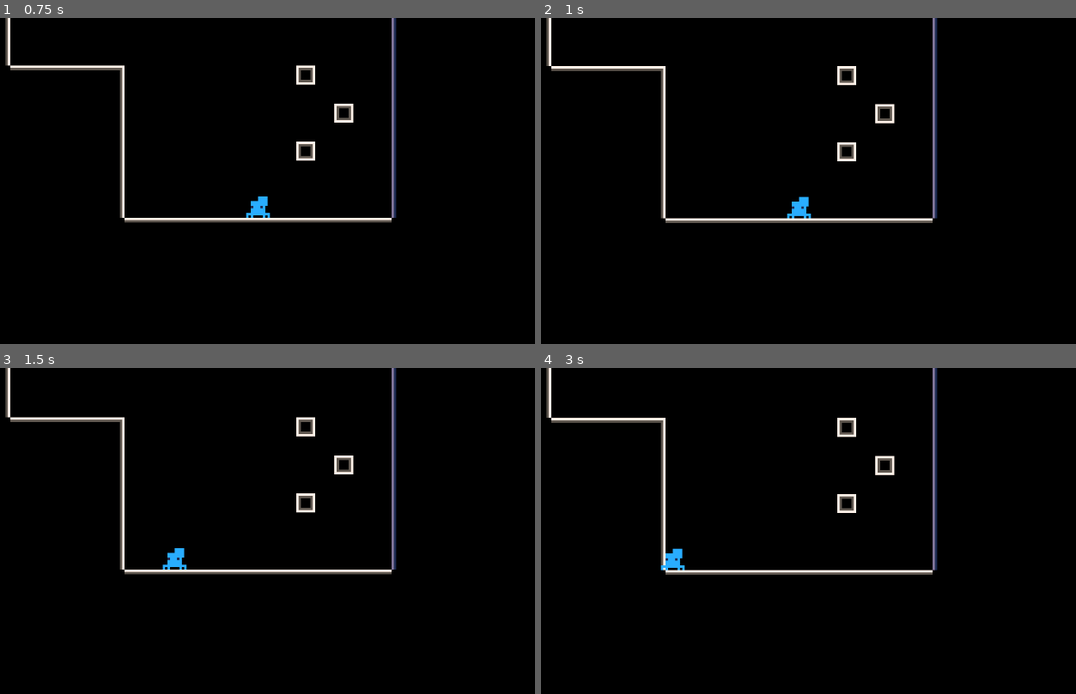
Above: before the commit, frames 1-4 (two rows, left to right).
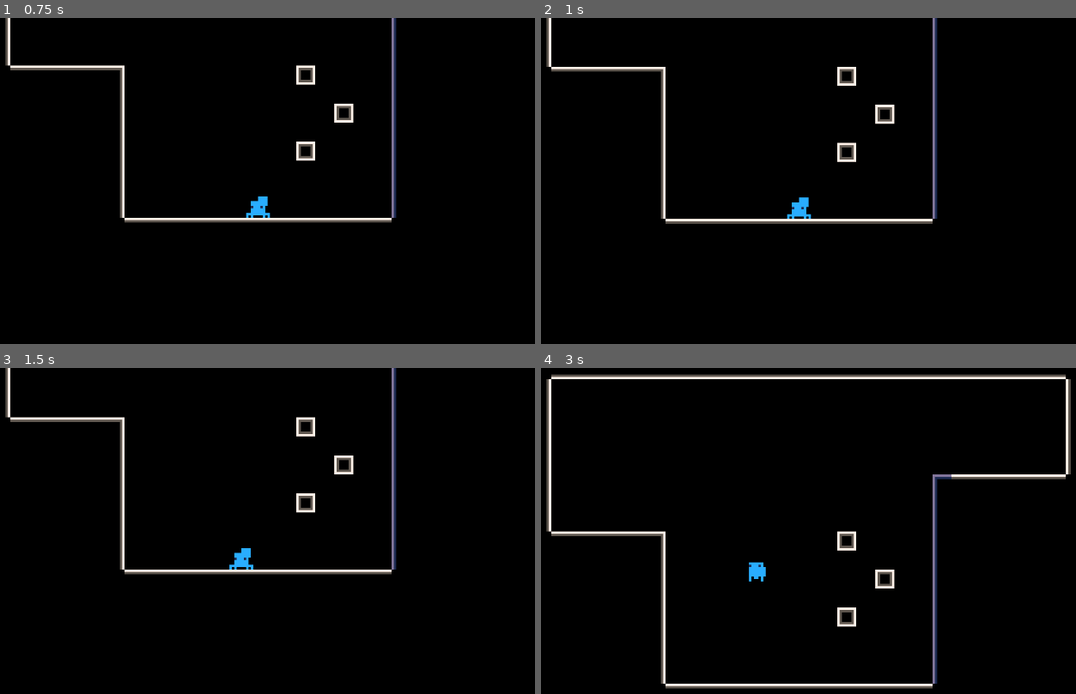
Above: after the commit, the same moments.

Repository: Flamenccio/spider-jump
Game: Godot game, scene res://test_world.tscn
Same seed, same stepped clock (60 frames per second), same inputs: the game is played once before the commit and once after it.
Inputs (mouse positions are in pixels of both pictures, inside the frame that each line leads up to):
- Up to frame 1 (0.75 s): tap Enter at 0.5 s; move the mouse to (406, 190) at 0.52 s; press the mouse at (406, 190) at 0.53 s; hold D (move_right) from 0.53 s (still down)
- Up to frame 2 (1 s): keep holding D (move_right)
- Up to frame 3 (1.5 s): release D (move_right) at 1.25 s; release the mouse at (406, 540) at 1.25 s; drag from (123, 579) to (224, 638) at 1.27 s
- Up to frame 4 (3 s): move the mouse to (867, 475) at 2.02 s; hold D (move_right) 2.03-2.75 s; tap Delete at 2.1 s; drag from (765, 638) to (594, 501) at 2.77 s

Frame 1 is identical in both runs. In frame 2, 0.8% of the frame differs, in the area x 0-74%, y 14-64%; in frame 3, 0.4%; in frame 4, 7.3%, in the area x 0-100%, y 0-99%.

Commit message:
rework player movement to use kinematics

Diff:
--- a/collision_handler.gd
+++ b/collision_handler.gd
@@ -17,28 +17,30 @@
 @export var _ground_shapecast_direction: Vector2
 
 
-# Used by rigidbodies
-func _on_body_shape_entered(body_rid: RID, body: Node, body_shape_index: int, local_shape_index: int) -> void:
+func _on_body_shape_entered(body_rid: RID, body: Node2D, body_shape_index: int) -> void:
+
+	var shape_owner = body.shape_owner_get_owner(body_shape_index)
 
 	# Ground
 	if _is_on_collision_layer(body, _ground_layer):
-		if _track_ground(body):
+		print('enter ground: ', shape_owner)
+		if _track_ground(shape_owner):
 			land_on_ground.emit()
 			_find_normal(body, body_shape_index)
 
 	# Look for slippery ground below; add if there is any
-	var max_results = 1
-	var results := _ground_shapecast.intersect_shape(_ground_shapecast_direction, max_results, false)
+	var results := _ground_raycast.intersect_ray(body.global_position)
 	if results.size() > 0:
-		var collider = results[0]['collider']
-		print('result: ', collider)
+		var collider = results['collider']
 		if _is_on_collision_layer(collider, _slip_layer):
 			if _track_ground(collider):
 				land_on_slip.emit()
 
 
-func _on_body_shape_exited(body_rid: RID, body: Node, body_shape_index: int, local_shape_index: int) -> void:
-	if _untrack_ground(body):
+func _on_body_shape_exited(body_rid: RID, body: Node2D, body_shape_index: int) -> void:
+	var shape_owner = body.shape_owner_get_owner(body_shape_index)
+	if _untrack_ground(shape_owner):
+		print('exit ground: ', body)
 		if _ground_contacts.size() == 0:
 			leave_ground.emit()
 
--- /dev/null
+++ b/collision_lookahead.gd
@@ -0,0 +1,36 @@
+extends ShapeCast2D
+
+signal on_body_collided(body_rid: RID, body: Node, shape_index: int)
+
+@export var _player: CharacterBody2D
+var locked: bool = false
+
+
+func _physics_process(delta: float) -> void:
+	# Sweep
+	if locked:
+		return
+	var motion = _player.get_last_motion()
+	if motion == Vector2.ZERO:
+		enabled = false
+		return
+	target_position = _player.global_position + motion
+	force_shapecast_update()
+
+	var results := collision_result
+	for result in results:
+		call_deferred('signal_deferred', get_collider(result['rid']), result['collider_id'], result['shape'])
+
+
+func signal_deferred(rid: RID, body: Node, shape_index: int) -> void:
+	on_body_collided.emit(rid, body, shape_index)
+
+
+func disable() -> void:
+	locked = true
+	enabled = false
+
+
+func enable(lock: bool = false) -> void:
+	locked = lock
+	enabled = true
--- a/ground_raycast.gd
+++ b/ground_raycast.gd
@@ -3,7 +3,7 @@
 extends Node
 
 @export_flags_2d_physics var _raycast_layer: int
-@export var _raycast_source: RigidBody2D
+@export var _raycast_source: Node2D
 var _raycast_query: PhysicsRayQueryParameters2D = PhysicsRayQueryParameters2D.new()
 
 func _ready() -> void:
--- a/player.gd
+++ b/player.gd
@@ -1,4 +1,4 @@
-extends RigidBody2D
+extends CharacterBody2D
 
 signal internal_move_input_change(move_input: Vector2)
 signal internal_pull_input_change(pull_input: Vector2)
@@ -10,16 +10,15 @@
 var _gravity_scale: float
 
 func _ready() -> void:
-	_gravity_scale = gravity_scale
+	pass
 
 
 func on_stick() -> void:
-	linear_velocity = Vector2.ZERO
-	gravity_scale = 0.0
+	pass
 
 
 func on_unstick() -> void:
-	gravity_scale = _gravity_scale
+	pass
 
 
 func _on_input_service_move_input_change(move_input: Vector2) -> void:
--- a/scenes/player.tscn
+++ b/scenes/player.tscn
@@ -13,15 +13,10 @@
 [ext_resource type="Script" uid="uid://dra5x3kg80ol8" path="res://states/fall.gd" id="11_a8ls1"]
 [ext_resource type="Script" uid="uid://dr71r23trkggu" path="res://states/crawl.gd" id="11_fulsm"]
 [ext_resource type="Script" uid="uid://bq8cyg2r3e4us" path="res://states/idle.gd" id="11_oprun"]
-[ext_resource type="Script" uid="uid://xwooryy4y5og" path="res://behavior_state.gd" id="11_ujl30"]
+[ext_resource type="Script" uid="uid://de5mlnbdg5gtl" path="res://states/entry.gd" id="12_qfm1y"]
 [ext_resource type="Script" uid="uid://dj2pny76cdmi5" path="res://collision_handler.gd" id="15_wqfne"]
 [ext_resource type="Script" uid="uid://dpo14nn1hpmd2" path="res://ground_raycast.gd" id="16_qfm1y"]
 [ext_resource type="Script" uid="uid://bdjmy758l3rls" path="res://shape_cast_check.gd" id="17_qfm1y"]
-
-[sub_resource type="PhysicsMaterial" id="PhysicsMaterial_f3sb7"]
-rough = true
-bounce = 1.0
-absorbent = true
 
 [sub_resource type="CircleShape2D" id="CircleShape2D_a8ls1"]
 radius = 3.0
@@ -273,17 +268,14 @@
 [sub_resource type="CircleShape2D" id="CircleShape2D_qfm1y"]
 radius = 2.0
 
-[node name="Player" type="RigidBody2D"]
+[sub_resource type="CircleShape2D" id="CircleShape2D_4r5pv"]
+radius = 4.0
+
+[node name="Player" type="CharacterBody2D"]
 texture_filter = 1
 collision_mask = 6
 collision_priority = 50.0
-mass = 0.1
-physics_material_override = SubResource("PhysicsMaterial_f3sb7")
-gravity_scale = 0.333
-lock_rotation = true
-continuous_cd = 2
-contact_monitor = true
-max_contacts_reported = 50
+platform_floor_layers = 0
 script = ExtResource("1_a8ls1")
 
 [node name="Collider" type="CollisionShape2D" parent="."]
@@ -304,29 +296,31 @@
 state_machine = SubResource("Resource_mc2jv")
 metadata/_custom_type_script = "uid://bt2gfnnkvw2ec"
 
-[node name="Aim" type="Node" parent="StateMachine" node_paths=PackedStringArray("_rb", "_animator")]
+[node name="Aim" type="Node" parent="StateMachine" node_paths=PackedStringArray("_player", "_animator")]
 script = ExtResource("10_qfm1y")
-_rb = NodePath("../..")
+_player = NodePath("../..")
 _animator = NodePath("../../Sprite")
-_jump_force = 20.0
-
-[node name="Crawl" type="Node" parent="StateMachine" node_paths=PackedStringArray("_rb")]
+_jump_force = 150.0
+
+[node name="Crawl" type="Node" parent="StateMachine" node_paths=PackedStringArray("_player")]
 script = ExtResource("11_fulsm")
-_rb = NodePath("../..")
+_player = NodePath("../..")
 _move_speed = 20.0
 
 [node name="Entry" type="Node" parent="StateMachine"]
-script = ExtResource("11_ujl30")
-
-[node name="Fall" type="Node" parent="StateMachine" node_paths=PackedStringArray("_animator")]
+script = ExtResource("12_qfm1y")
+
+[node name="Fall" type="Node" parent="StateMachine" node_paths=PackedStringArray("_animator", "_player")]
 script = ExtResource("11_a8ls1")
 _animator = NodePath("../../Sprite")
-
-[node name="Idle" type="Node" parent="StateMachine" node_paths=PackedStringArray("_animator", "_rb")]
+_player = NodePath("../..")
+_gravity_acceleration = 3.263
+
+[node name="Idle" type="Node" parent="StateMachine" node_paths=PackedStringArray("_animator", "_player")]
 script = ExtResource("11_oprun")
 _animator = NodePath("../../Sprite")
 _gravity_scale = 0.33
-_rb = NodePath("../..")
+_player = NodePath("../..")
 
 [node name="CollisionHandler" type="Node" parent="." node_paths=PackedStringArray("_ground_raycast", "_ground_shapecast", "_player")]
 script = ExtResource("15_wqfne")
@@ -350,8 +344,16 @@
 _shape_cast_origin = NodePath("../..")
 _shape_cast_layers = 6
 
-[connection signal="body_shape_entered" from="." to="CollisionHandler" method="_on_body_shape_entered"]
-[connection signal="body_shape_exited" from="." to="CollisionHandler" method="_on_body_shape_exited"]
+[node name="GroundDetector" type="Area2D" parent="."]
+position = Vector2(0, 1)
+collision_layer = 0
+collision_mask = 6
+collision_priority = 5.0
+priority = 5
+
+[node name="Shape" type="CollisionShape2D" parent="GroundDetector"]
+shape = SubResource("CircleShape2D_4r5pv")
+
 [connection signal="internal_move_input_change" from="." to="StateMachine/Crawl" method="_on_move_input_change"]
 [connection signal="internal_pull_input_change" from="." to="StateMachine/Aim" method="_on_pull_input_change"]
 [connection signal="internal_pull_press" from="." to="StateMachine" method="set_property" binds= ["aim", true]]
@@ -359,6 +361,7 @@
 [connection signal="internal_pull_release" from="." to="StateMachine" method="set_property" binds= ["aim", false]]
 [connection signal="moving" from="." to="StateMachine" method="set_property" binds= ["crawl", true]]
 [connection signal="stop_moving" from="." to="StateMachine" method="set_property" binds= ["crawl", false]]
+[connection signal="ready" from="StateMachine" to="StateMachine/Entry" method="_machine_ready"]
 [connection signal="entered" from="StateMachine/StateMachinePlayer" to="StateMachine" method="_on_state_machine_player_entered"]
 [connection signal="exited" from="StateMachine/StateMachinePlayer" to="StateMachine" method="_on_state_machine_player_exited"]
 [connection signal="transited" from="StateMachine/StateMachinePlayer" to="StateMachine" method="state_transition"]
@@ -368,3 +371,5 @@
 [connection signal="land_on_slip" from="CollisionHandler" to="StateMachine" method="set_property" binds= ["ground_type", "slip"]]
 [connection signal="leave_ground" from="CollisionHandler" to="." method="on_unstick"]
 [connection signal="leave_ground" from="CollisionHandler" to="StateMachine" method="set_property" binds= ["ground_type", "air"]]
+[connection signal="body_shape_entered" from="GroundDetector" to="CollisionHandler" method="_on_body_shape_entered" unbinds=1]
+[connection signal="body_shape_exited" from="GroundDetector" to="CollisionHandler" method="_on_body_shape_exited" unbinds=1]
--- a/states/aim.gd
+++ b/states/aim.gd
@@ -1,12 +1,18 @@
 extends BehaviorState
 
-@export var _rb: RigidBody2D
+@export var _player: CharacterBody2D
 @export var _animator: AnimatedSprite2D
 @export var _jump_force: float = 1.0
+var _jump_vector: Vector2
 var _pull_input: Vector2
+var _jumped: bool = false
 
 func enter_state() -> void:
 	_animator.play('aim')
+
+
+func exit_state() -> void:
+	_jumped = false
 
 
 func _on_pull_release() -> void:
@@ -22,5 +28,12 @@
 
 
 func _jump() -> void:
-	var jump_vector = _pull_input * _jump_force * -1
-	_rb.apply_impulse(jump_vector)
+	_jump_vector = _pull_input * _jump_force * -1
+	set_shared_variable('momentum', _jump_vector)
+	_jumped = true
+
+
+func tick_state(delta: float) -> void:
+	if not _jumped:
+		return
+	_player.move_and_collide(_jump_vector * delta)
--- a/states/crawl.gd
+++ b/states/crawl.gd
@@ -1,6 +1,6 @@
 extends BehaviorState
 
-@export var _rb: RigidBody2D
+@export var _player: CharacterBody2D
 @export var _move_speed: float = 1.0
 var _move_input: Vector2
 
@@ -11,14 +11,13 @@
 func tick_state(delta: float) -> void:
 
 	var horizontal = _move_input - Vector2(0, _move_input.y)
-	var crawl_vector = horizontal.rotated(_rb.rotation)
+	var crawl_vector = horizontal.rotated(_player.rotation)
 
 	# Only move and collide when input is given
 	if crawl_vector.length() == 0:
+		set_shared_variable('momentum', Vector2.ZERO)
 		return
 
-	# Replaced move and collide with forces
-	var player_mass = _rb.mass
-	var target_velocity = maxf(_move_speed - _rb.linear_velocity.length(), 0)
-	var force_magnitude = player_mass * target_velocity / delta
-	_rb.apply_force(crawl_vector * force_magnitude)
+	var movement = crawl_vector * _move_speed * delta
+	_player.move_and_collide(movement)
+	set_shared_variable('momentum', movement)
--- /dev/null
+++ b/states/entry.gd
@@ -0,0 +1,4 @@
+extends BehaviorState
+
+func _machine_ready() -> void:
+	set_shared_variable('momentum', Vector2.ZERO)
--- a/states/fall.gd
+++ b/states/fall.gd
@@ -1,6 +1,16 @@
 extends BehaviorState
 
 @export var _animator: AnimatedSprite2D
+@export var _player: CharacterBody2D
+@export var _gravity_acceleration: float = 1.0
+var motion: Vector2
 
 func enter_state() -> void:
 	_animator.play('fall')
+	motion = get_shared_variable('momentum')
+
+
+func tick_state(delta: float) -> void:
+	motion += Vector2(0.0, _gravity_acceleration)
+	_player.velocity = motion
+	_player.move_and_slide()
--- a/states/idle.gd
+++ b/states/idle.gd
@@ -2,16 +2,18 @@
 
 @export var _animator: AnimatedSprite2D
 @export var _gravity_scale: float = 1.0
-@export var _rb: RigidBody2D
-@onready var gravity_force: float = ProjectSettings.get_setting("physics/2d/default_gravity")
+@export var _player: CharacterBody2D
 
 func enter_state() -> void:
+	set_shared_variable('momentum', Vector2.ZERO)
 	_animator.play('idle')
 
 
 func tick_state(delta: float) -> void:
-	var rotation_angle = _rb.rotation
+	"""
+	var rotation_angle = _player.rotation
 	var down_angle = rotation_angle - 3 * PI / 2.0
 	var down_vector = Vector2.from_angle(down_angle)
 	var stick_force_magnitude = gravity_force * _gravity_scale
-	_rb.apply_force(down_vector * stick_force_magnitude)
+	_player.apply_force(down_vector * stick_force_magnitude)
+	"""
Not shown, added: collision_lookahead.gd.uid
Not shown, added: states/entry.gd.uid
